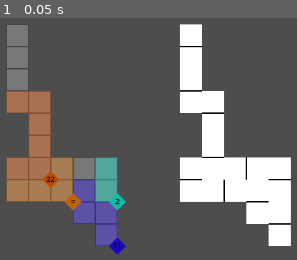
Above: before the commit, frame 1.
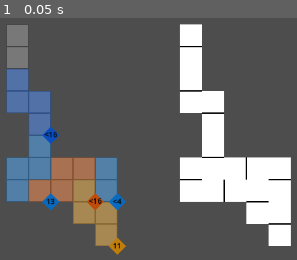
Above: after the commit, the same moment.

Repository: Javen-W/Ritz
Game: Godot game, scene res://game.tscn
The game is run twice, just before and just after one commit, with the same random seed, the same clock (stepped at 60 frames per second) and the same inputs.
Inputs:
- Up to frame 1 (0.05 s): no input

The runs differ from the first frame. In frame 1, 11% of the frame differs, in the area x 2-43%, y 21-98%.

Commit message:
refactor constraint generation

Diff:
--- a/constraint.gd
+++ b/constraint.gd
@@ -6,9 +6,7 @@
 @export var type : Type = Type.SUM
 @export var group : Array[Dictionary] = []
 @export var color : Color = Color(1, 0.5, 0.5, 0.3)
-@export var target_value : int = 0
-
-var rng : RandomNumberGenerator = null
+@export var target_value : int = -1
 
 @onready var indicator : Polygon2D = $Indicator
 @onready var label : Label = $Indicator/Label
@@ -16,11 +14,6 @@
 func _ready() -> void:
 	if group.is_empty():
 		return
-
-	# Group metrics
-	var group_sum = 0
-	var group_min = INF
-	var group_max = -INF
 
 	# Populate tile overlays
 	for t in group:
@@ -32,10 +25,6 @@
 		overlay.position = to_local(t["position"])
 		add_child(overlay)
 
-		group_sum += t["value"]
-		group_min = min(group_min, t["value"])
-		group_max = max(group_max, t["value"])
-
 	# Indicator
 	var max_pos := Vector2(-INF, -INF)
 	for t in group:
@@ -45,15 +34,41 @@
 
 	# Indicator label
 	if type == Type.SUM:
-		target_value = group_sum
 		label.text = "" + str(target_value)
 	elif type == Type.EQUAL:
 		label.text = "="
 	elif type == Type.LESS_THAN:
-		target_value = rng.randi_range(group_sum + 1, group_sum + 7)
 		label.text = "<" + str(target_value)
 	elif type == Type.GREATER_THAN:
-		target_value = rng.randi_range(0, group_sum - 1)
 		label.text = ">" + str(target_value)
 	else:
 		label.text = ""
+
+func generate(rng: RandomNumberGenerator) -> void:
+	if group.is_empty():
+		return
+
+	# Group metrics
+	var group_sum = 0
+	var group_min = INF
+	var group_max = -INF
+	for t in group:
+		group_sum += t["value"]
+		group_min = min(group_min, t["value"])
+		group_max = max(group_max, t["value"])
+
+	# Determine constraint type
+	if group.size() > 1 and group_min == group_max and rng.randf() < 0.85:
+		type = Constraint.Type.EQUAL
+	elif rng.randf() < 0.10:
+		type = Constraint.Type.LESS_THAN
+		target_value = rng.randi_range(group_sum + 1, group_sum + 7)
+	elif rng.randf() < 0.10:
+		type = Constraint.Type.GREATER_THAN
+		target_value = rng.randi_range(0, group_sum - 1)
+	else:
+		type = Constraint.Type.SUM
+		target_value = group_sum
+
+	# Determine color
+	color = Color.from_hsv(rng.randf(), 0.95, 1.0, 0.35)
--- a/game.gd
+++ b/game.gd
@@ -144,17 +144,9 @@
 
 		# Create constraint
 		var c := constraint_scene.instantiate() as Constraint
-		c.rng = rng
-		c.color = Color.from_hsv(rng.randf(), 0.95, 1.0, 0.35)
 		c.group = group
+		c.generate(rng)
 
-		# Determine constraint type
-		if group.size() == 1:
-			c.type = Constraint.Type.LESS_THAN if rng.randf() < 0.5 else Constraint.Type.GREATER_THAN
-		elif rng.randf() < 0.3:
-			c.type = Constraint.Type.EQUAL
-		else:
-			c.type = Constraint.Type.SUM
-
+		# Add constraint node
 		constraint_nodes.add_child(c)
 		constraints.append(c)
